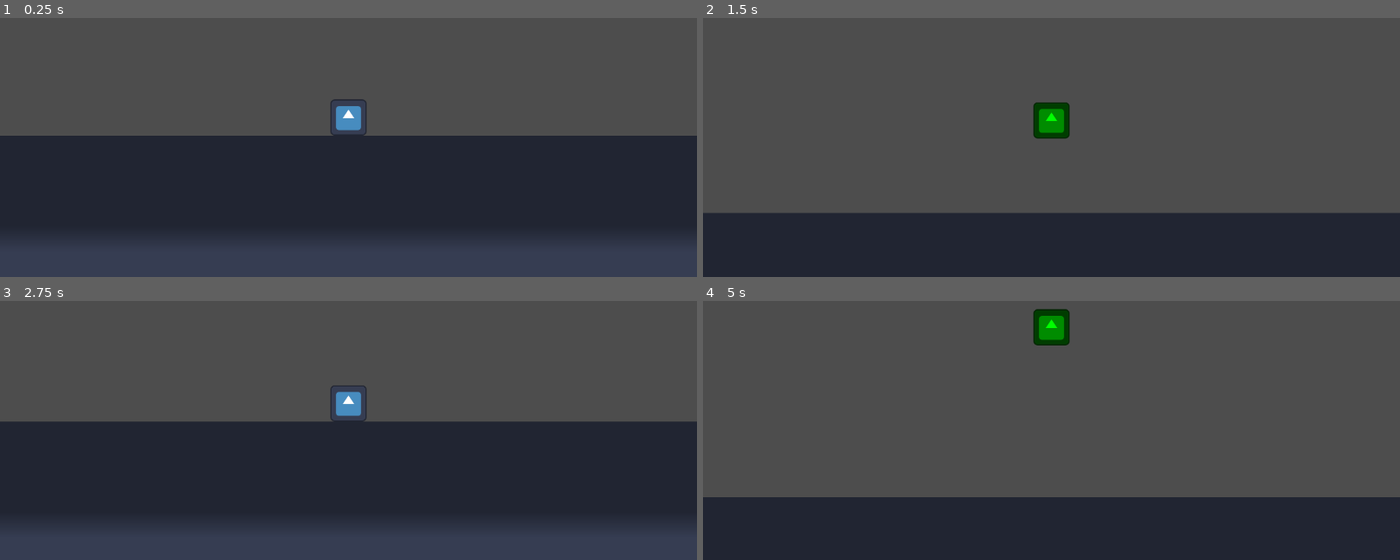
Above: before the commit, frames 1-4 (two rows, left to right).
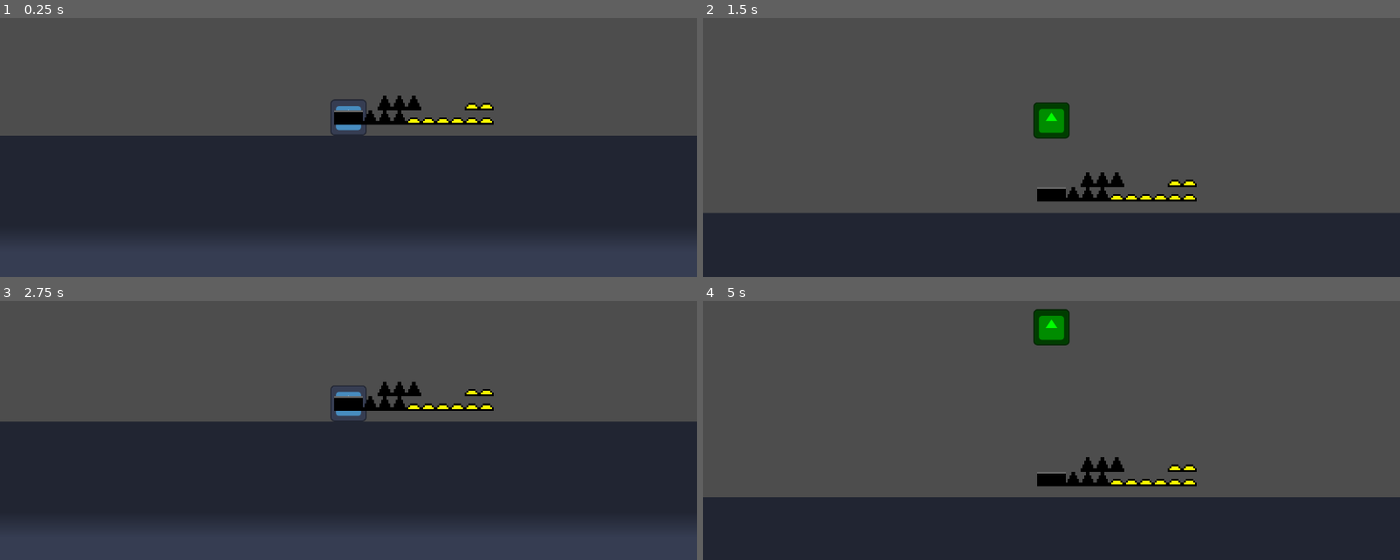
Above: after the commit, the same moments.

Repository: YouthHalo/Geometry-Dash-Clone
Game: Godot game, scene res://scenes/main.tscn
Same seed, same stepped clock (60 frames per second), same inputs: the game is played once before the commit and once after it. The engine's default icon, where the game draws it, is replaced by a stand-in: a white triangle on a blue panel in a dark square.
Inputs (mouse positions are in pixels of both pictures, inside the frame that each line leads up to):
- Up to frame 1 (0.25 s): no input
- Up to frame 2 (1.5 s): tap Enter at 0.5 s; move the mouse to (1204, 62) at 0.52 s; click (1204, 62) at 0.77 s; move the mouse to (912, 100) at 1.27 s
- Up to frame 3 (2.75 s): click (209, 383) at 1.52 s; tap Space at 2 s; move the mouse to (outside the picture) at 2.02 s
- Up to frame 4 (5 s): tap Enter at 2.75 s; move the mouse to (1016, 443) at 2.77 s; click (1016, 443) at 3.02 s; move the mouse to (1260, 422) at 3.52 s; click (1260, 422) at 3.77 s; tap Space at 4.25 s; move the mouse to (842, 306) at 4.27 s; click (842, 306) at 4.52 s

The runs differ from the first frame. In frame 1, 1.1% of the frame differs, in the area x 47-71%, y 29-42%; in frame 2, 1.1%; in frame 3, 1.1%; in frame 4, 1.1%.

Commit message:
Trying to make levels with Tilemap, may change
Making the blocks out of nodes may be easier for me

Diff:
--- a/scenes/main.tscn
+++ b/scenes/main.tscn
@@ -1,10 +1,29 @@
-[gd_scene load_steps=4 format=3 uid="uid://dnvhiy04630dc"]
+[gd_scene load_steps=7 format=3 uid="uid://dnvhiy04630dc"]
 
 [ext_resource type="PackedScene" uid="uid://cg3dghlb8nw0e" path="res://scenes/player.tscn" id="1_lmu5j"]
 [ext_resource type="Texture2D" uid="uid://bnessj15eiv70" path="res://icon.svg" id="2_no17j"]
+[ext_resource type="Texture2D" uid="uid://bp751skg4fjx5" path="res://assets/tileset.png" id="3_due80"]
 
 [sub_resource type="RectangleShape2D" id="RectangleShape2D_sj04g"]
 size = Vector2(20, 30)
+
+[sub_resource type="TileSetAtlasSource" id="TileSetAtlasSource_tp7v7"]
+texture = ExtResource("3_due80")
+texture_region_size = Vector2i(8, 8)
+1:0/0 = 0
+1:0/0/physics_layer_0/linear_velocity = Vector2(0, 0)
+1:0/0/physics_layer_0/angular_velocity = 0.0
+2:0/0 = 0
+2:0/0/physics_layer_0/linear_velocity = Vector2(0, 0)
+2:0/0/physics_layer_0/angular_velocity = 0.0
+0:0/0 = 0
+0:0/0/physics_layer_0/linear_velocity = Vector2(0, 0)
+0:0/0/physics_layer_0/angular_velocity = 0.0
+
+[sub_resource type="TileSet" id="TileSet_ivrpc"]
+tile_size = Vector2i(8, 8)
+physics_layer_0/collision_layer = 1
+sources/0 = SubResource("TileSetAtlasSource_tp7v7")
 
 [node name="Main" type="Node2D"]
 
@@ -22,3 +41,9 @@
 position = Vector2(0.357685, -51.0208)
 scale = Vector2(0.247898, 1.0316)
 texture = ExtResource("2_no17j")
+
+[node name="TileMap" type="TileMap" parent="."]
+texture_filter = 1
+tile_set = SubResource("TileSet_ivrpc")
+format = 2
+layer_0/tile_data = PackedInt32Array(131073, 65536, 0, 131074, 65536, 0, 131075, 65536, 0, 196607, 0, 0, 131072, 0, 0, 131076, 131072, 0, 131077, 131072, 0, 131078, 131072, 0, 131079, 131072, 0, 131080, 131072, 0, 131081, 131072, 0, 65545, 131072, 0, 65544, 131072, 0, 65540, 65536, 0, 65539, 65536, 0, 65538, 65536, 0)
--- /dev/null
+++ b/scenes/tiles.tscn
@@ -0,0 +1,17 @@
+[gd_scene load_steps=3 format=3 uid="uid://cieiglsk0dsh2"]
+
+[ext_resource type="Texture2D" uid="uid://bnessj15eiv70" path="res://icon.svg" id="1_ke40j"]
+
+[sub_resource type="RectangleShape2D" id="RectangleShape2D_sbdde"]
+
+[node name="Tiles" type="Node2D"]
+
+[node name="StaticBody2D" type="StaticBody2D" parent="."]
+
+[node name="CollisionShape2D" type="CollisionShape2D" parent="StaticBody2D"]
+shape = SubResource("RectangleShape2D_sbdde")
+
+[node name="Sprite2D" type="Sprite2D" parent="StaticBody2D"]
+position = Vector2(-1.90735e-06, -1.90735e-06)
+scale = Vector2(0.15625, 0.15625)
+texture = ExtResource("1_ke40j")
Binary file added: assets/tileset.png
Not shown, added: assets/tileset.png.import
